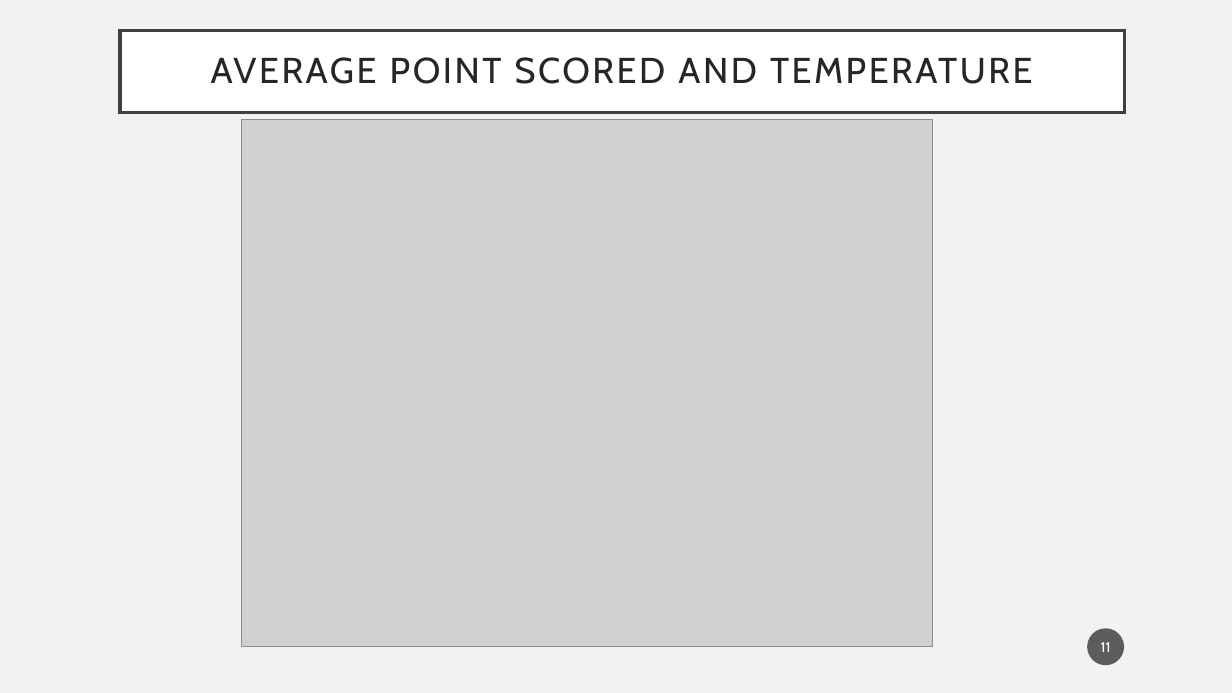
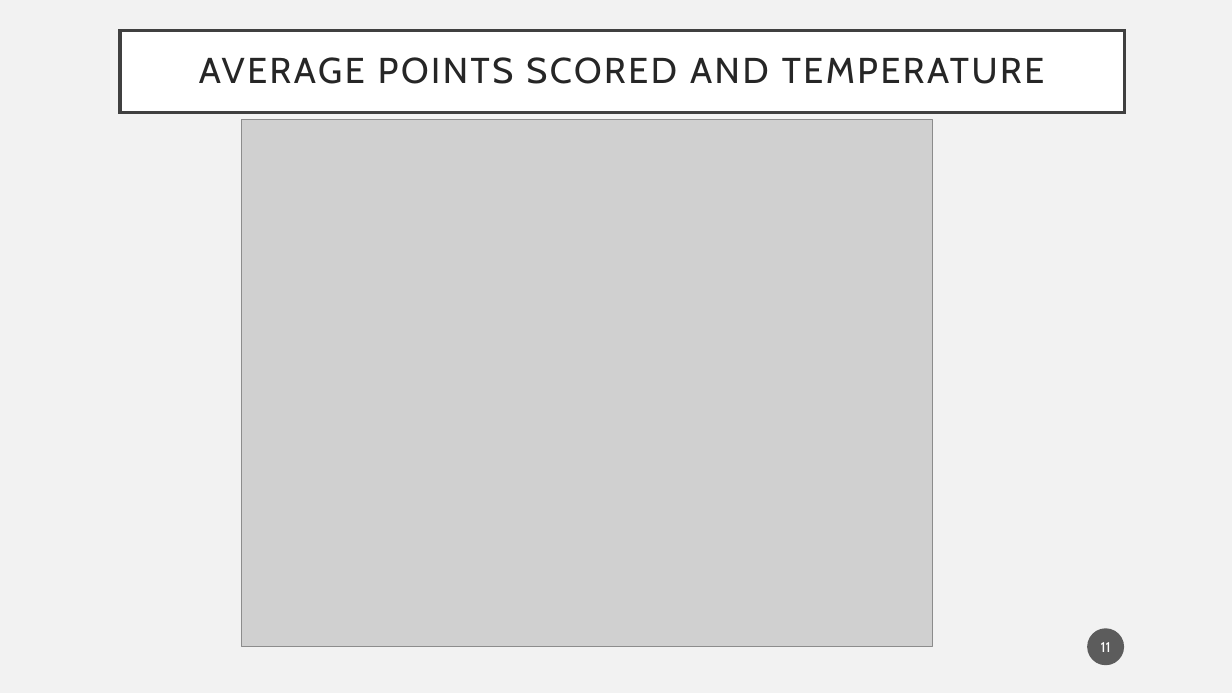
Before and after one commit to jlawrence16/nfl_project, a slide deck: slide 11 of Penn Project One .pptx. Drawn at 1232x693 pixels with LibreOffice and Linux fonts; fonts in the diff are those of the drawing; grey boxes stand for pictures. Boxes give left, top, right and bottom in pixels: in the first picture for what was removed or moved away, otherwise in the second. Text is boxed around its words. In the diff, an @@ line names an element or a change of style, - is before the commit and + after.

```diff
--- a/Penn Project One .pptx
+++ b/Penn Project One .pptx
@@ title at (199,57,1044,84): text changed @@
-AVERAGE POINT SCORED AND TEMPERATURE
+AVERAGE POINTS SCORED AND TEMPERATURE
```
Also in this commit, not shown: 1 other slide changed.
